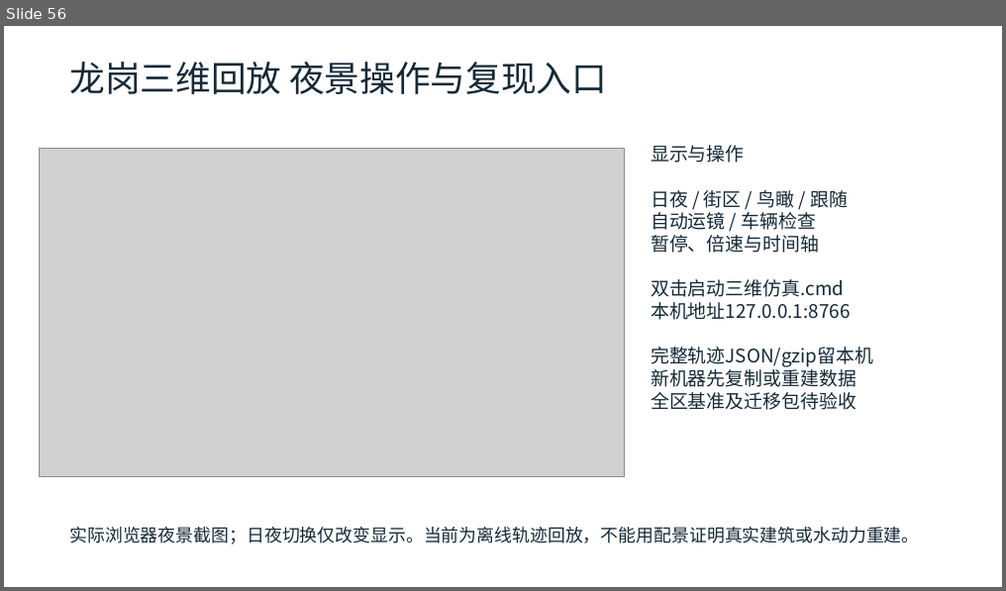
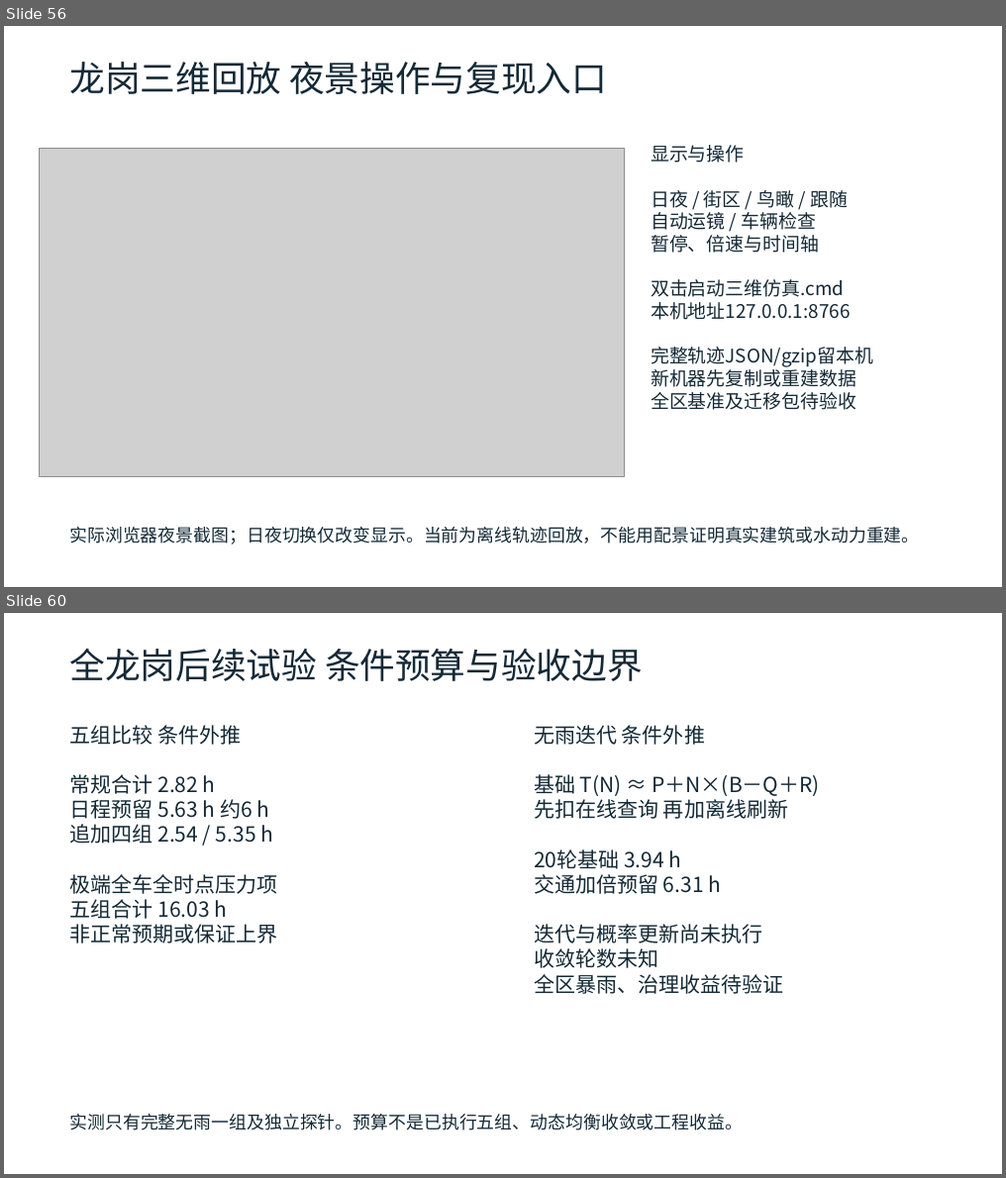
Before and after one commit to zhzhzh666/jiaotong, a slide deck: docs/deliverables/开题与阶段进展汇报.pptx. Shown one above the other, each under a label of ours: slide 56 before the commit, slides 56 and 60 after it; the slides between them are not shown. The pictures are 1006x591 and 1006x1178 pixels, drawn with LibreOffice and Linux fonts; fonts in the diff are those of the drawing; grey boxes stand for pictures. Boxes give left, top, right and bottom in pixels: in the first picture for what was removed or moved away, otherwise in the second. Text is boxed around its words. In the diff, an @@ line names an element or a change of style, - is before the commit and + after.

```diff
--- a/docs/deliverables/开题与阶段进展汇报.pptx
+++ b/docs/deliverables/开题与阶段进展汇报.pptx
@@ slide 60 added at bbox=[4, 613, 1002, 1174], background #FFFFFF @@
@@ text added at bbox=[69, 649, 643, 681], 34 pt, text #142936 @@
+全龙岗后续试验 条件预算与验收边界
@@ text added at bbox=[69, 725, 277, 944], 20 pt, text #142936 @@
+五组比较 条件外推
+常规合计 2.82 h
+日程预留 5.63 h 约6 h
+追加四组 2.54 / 5.35 h
+极端全车全时点压力项
+五组合计 16.03 h
+非正常预期或保证上界
@@ text added at bbox=[534, 725, 820, 994], 20 pt, text #142936 @@
+无雨迭代 条件外推
+基础 T(N) ≈ P＋N×(B－Q＋R)
+先扣在线查询 再加离线刷新
+20轮基础 3.94 h
+交通加倍预留 6.31 h
+迭代与概率更新尚未执行
+收敛轮数未知
+全区暴雨、治理收益待验证
@@ text added at bbox=[69, 1114, 743, 1131], 17 pt, text #142936 @@
+实测只有完整无雨一组及独立探针。预算不是已执行五组、动态均衡收敛或工程收益。
```
Also in this commit, not shown: 8 slides changed, 4 other slides added, 24 other files.
